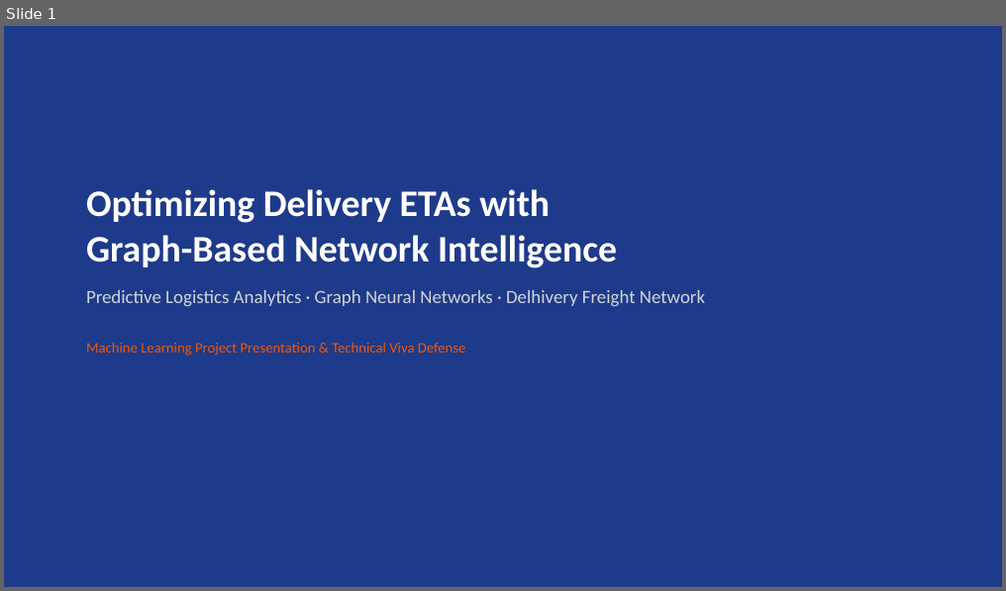
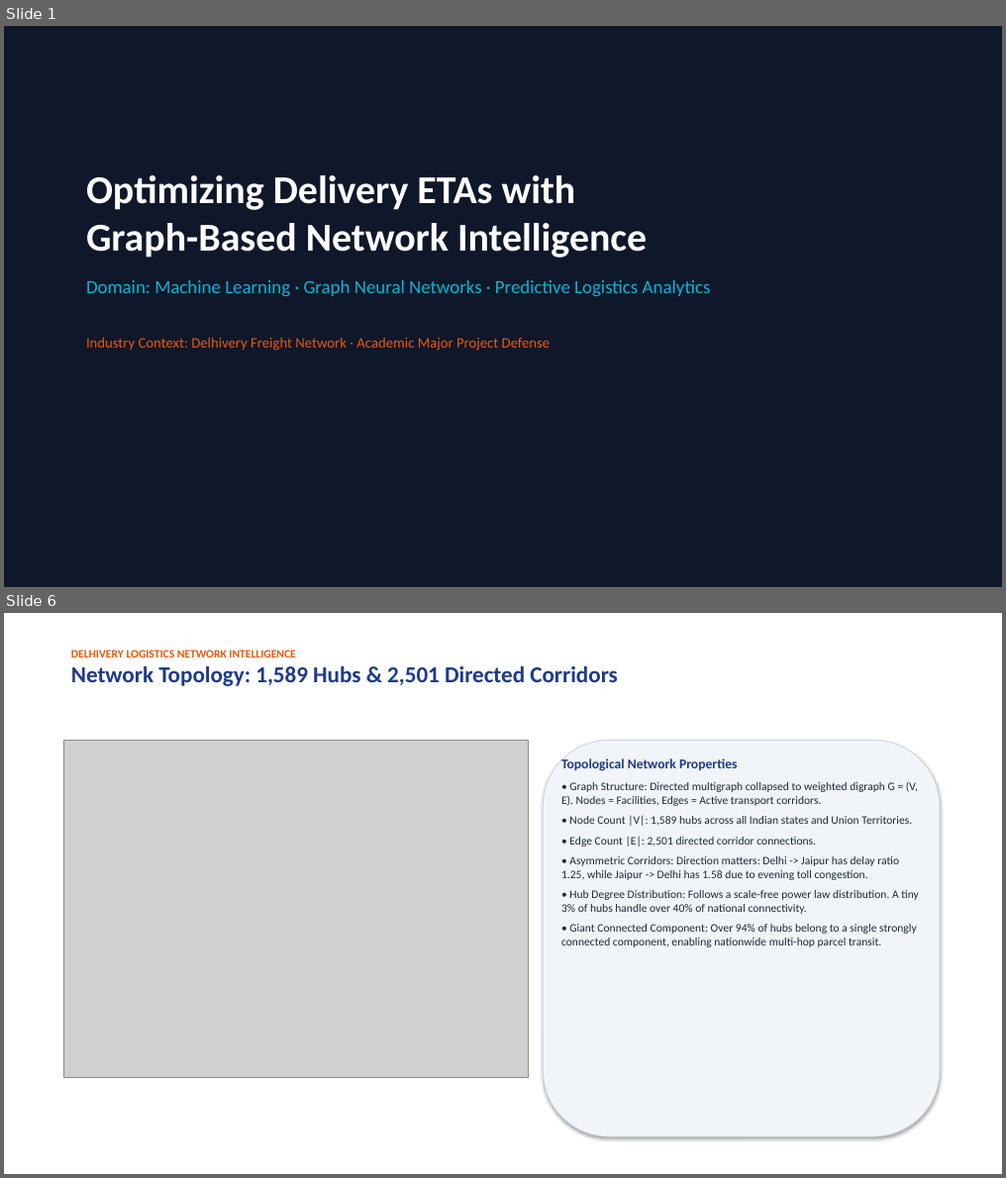
Before and after one commit to jaigoyal0000-dotcom/ML-Project-LOGISTIC-AI-, a slide deck: presentation_slides.pptx. Shown one above the other, each under a label of ours: slide 1 before the commit, slides 1 and 6 after it; the slides between them are not shown. The pictures are 1006x591 and 1006x1178 pixels, drawn with LibreOffice and Linux fonts; fonts in the diff are those of the drawing; grey boxes stand for pictures. Boxes give left, top, right and bottom in pixels: in the first picture for what was removed or moved away, otherwise in the second. Text is boxed around its words. In the diff, an @@ line names an element or a change of style, - is before the commit and + after.

```diff
--- a/presentation_slides.pptx
+++ b/presentation_slides.pptx
@@ slide 6 added at bbox=[4, 613, 1002, 1174], background #FFFFFF @@
@@ text added at bbox=[71, 650, 617, 686], 22 pt, text #1E3A8A, bold @@
+DELHIVERY LOGISTICS NETWORK INTELLIGENCE
+Network Topology: 1,589 Hubs & 2,501 Directed Corridors
@@ picture added at bbox=[63, 741, 528, 1078] @@
@@ rounded rectangle added at bbox=[543, 741, 940, 1137], fill #F1F5F9, outline #CBD5E1 0.75 pt @@
@@ text added at bbox=[561, 759, 919, 948], 11 pt, text #1F2937 @@
+Topological Network Properties
+• Graph Structure: Directed multigraph collapsed to weighted digraph G = (V, E). Nodes = Facilities, Edges = Active transport corridors.
+• Node Count |V|: 1,589 hubs across all Indian states and Union Territories.
+• Edge Count |E|: 2,501 directed corridor connections.
+• Asymmetric Corridors: Direction matters: Delhi -> Jaipur has delay ratio 1.25, while Jaipur -> Delhi has 1.58 due to evening toll congestion.
+• Hub Degree Distribution: Follows a scale-free power law distribution. A tiny 3% of hubs handle over 40% of national connectivity.
+• Giant Connected Component: Over 94% of hubs belong to a single strongly connected component, enabling nationwide multi-hop parcel transit.
@@ slide 1 changed as well @@
@@ rectangle at bbox=[4, 26, 1002, 587]: fill #1E3A8A to #0F172A @@
@@ text "Optimizing Delivery ETAs with Graph-Based ...": place and size @@
-text "Optimizing Delivery ETAs with Graph-Based ..." at bbox=[86, 189, 705, 356]
+text "Optimizing Delivery ETAs with Graph-Based ..." at bbox=[86, 175, 711, 351]
@@ text at bbox=[86, 175, 647, 258]: size 36 to 38 pt in "Optimizing Delivery ETAs with Graph-Based Network Intelligen ..." @@
@@ text at bbox=[86, 280, 711, 351]: text changed; text colour #D1D5DB to #06B6D4 @@
-Predictive Logistics Analytics · Graph Neural Networks · Delhivery Freight Network
-Machine Learning Project Presentation & Technical Viva Defense
+Domain: Machine Learning · Graph Neural Networks · Predictive Logistics Analytics
+Industry Context: Delhivery Freight Network · Academic Major Project Defense
```
Also in this commit, not shown: 3 other slides changed, 11 other slides added, 6 slides removed, 1 other file.
